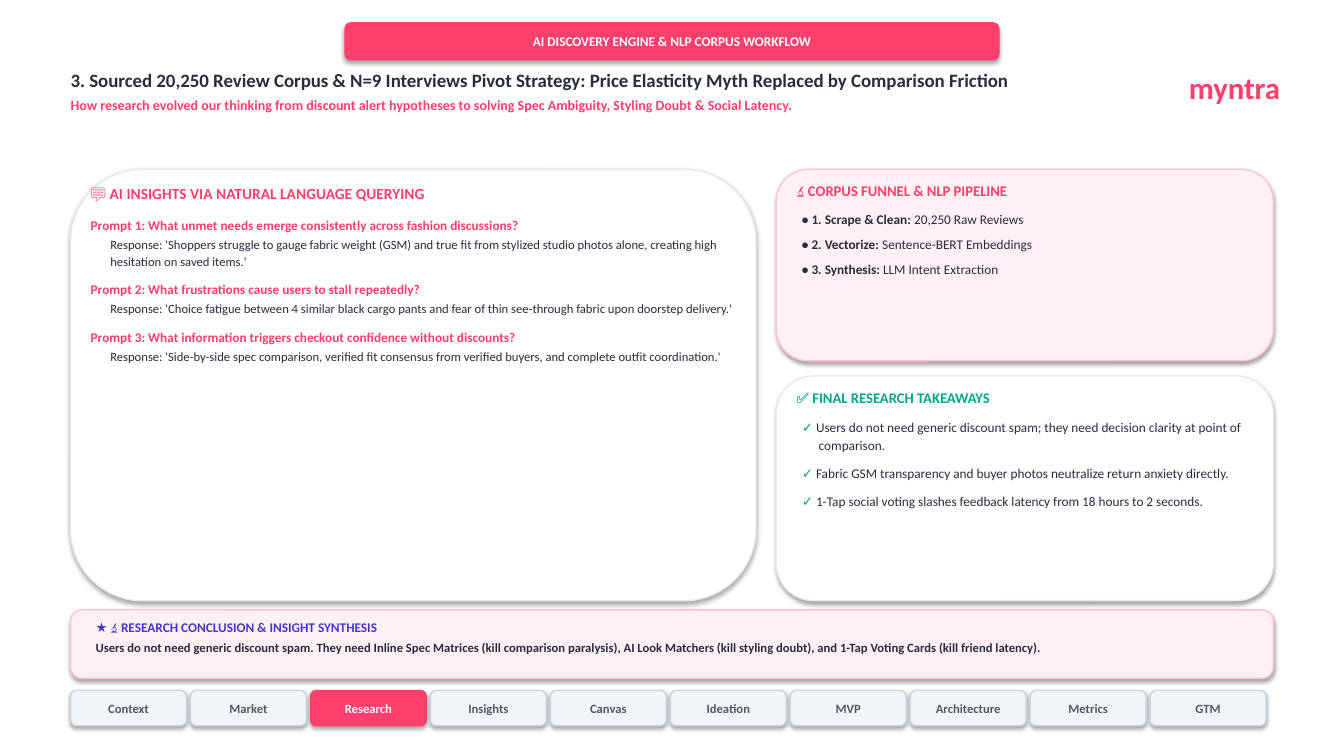
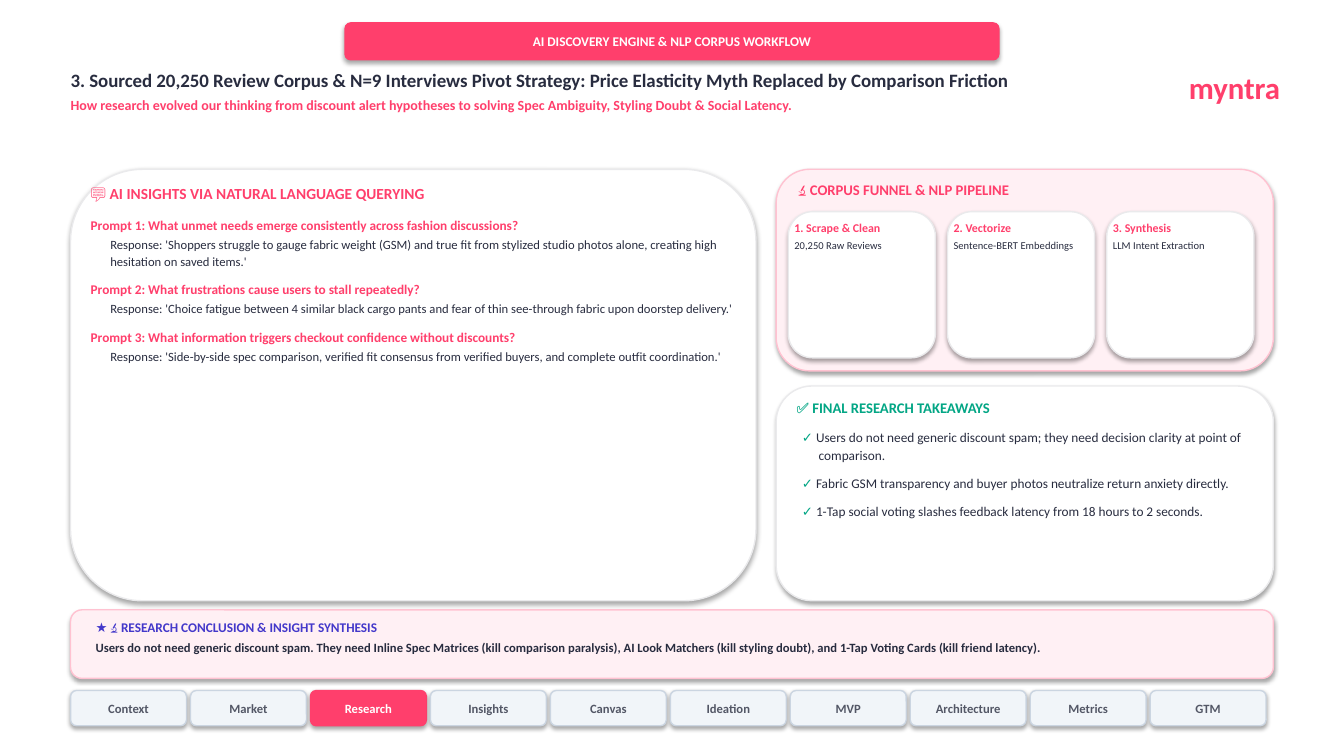
Before and after one commit to akhyashukla03/myntra, a slide deck: slide 3 of Myntra_Wishlist_Studio_10_Slide_Deck.pptx. Drawn at 1344x756 pixels with LibreOffice and Linux fonts; fonts in the diff are those of the drawing. Boxes give left, top, right and bottom in pixels: in the first picture for what was removed or moved away, otherwise in the second. Text is boxed around its words. In the diff, an @@ line names an element or a change of style, - is before the commit and + after.

```diff
--- a/Myntra_Wishlist_Studio_10_Slide_Deck.pptx
+++ b/Myntra_Wishlist_Studio_10_Slide_Deck.pptx
@@ rounded rectangle: place and size @@
-rounded rectangle at <box>776,169,1273,361</box>
+rounded rectangle at <box>776,169,1273,371</box>
@@ text added at <box>810,185,1009,195</box>, 10.5 pt, text #FF3F6C, bold @@
+🔬 CORPUS FUNNEL & NLP PIPELINE
@@ rounded rectangle added at <box>788,212,936,358</box>, fill #FFFFFF, outline #EAEAEC 1 pt @@
@@ text at <box>794,223,882,250</box>: text changed; size 9.5 to 7.5 pt; bold off @@
-🔬 CORPUS FUNNEL & NLP PIPELINE
-• 1. Scrape & Clean: 20,250 Raw Reviews
-• 2. Vectorize: Sentence-BERT Embeddings
-• 3. Synthesis: LLM Intent Extraction
+1. Scrape & Clean
+20,250 Raw Reviews
@@ rounded rectangle added at <box>948,212,1095,358</box>, fill #FFFFFF, outline #EAEAEC 1 pt @@
@@ text added at <box>954,224,1074,251</box>, 7.5 pt, text #282C3F @@
+2. Vectorize
+Sentence-BERT Embeddings
@@ rounded rectangle added at <box>1107,212,1254,358</box>, fill #FFFFFF, outline #EAEAEC 1 pt @@
@@ text added at <box>1113,223,1204,249</box>, 7.5 pt, text #282C3F @@
+3. Synthesis
+LLM Intent Extraction
@@ rounded rectangle: place and size @@
-rounded rectangle at <box>776,376,1273,601</box>
+rounded rectangle at <box>776,386,1273,601</box>
@@ text "✅ FINAL RESEARCH TAKEAWAYS": place and size @@
-text "✅ FINAL RESEARCH TAKEAWAYS" at <box>812,393,1241,509</box>
+text "✅ FINAL RESEARCH TAKEAWAYS" at <box>812,403,1241,519</box>
```
Also in this commit, not shown: 2 other slides changed, 2 other files.
